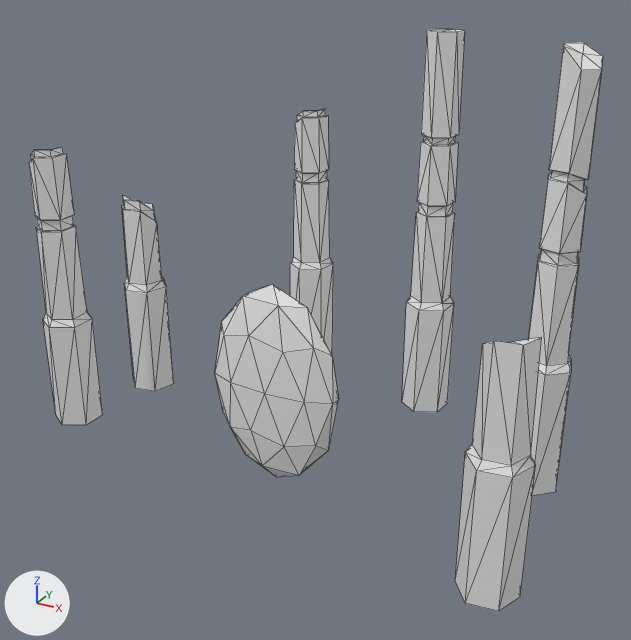
An edit to the Blender file Objects/Portal-Icon.blend, drawn before and after from the same camera.
One viewpoint serves both versions: a 50 mm lens placed at (3.91, -6.3, 4.88), pointed at (0.16, 0.51, 1.47). The axes (+X, +Y, +Z) are drawn at lower left. The lights are the same throughout. Mesh edges are drawn as thin lines.

The first picture shows 'Hojas_ArbolGrande.001'.
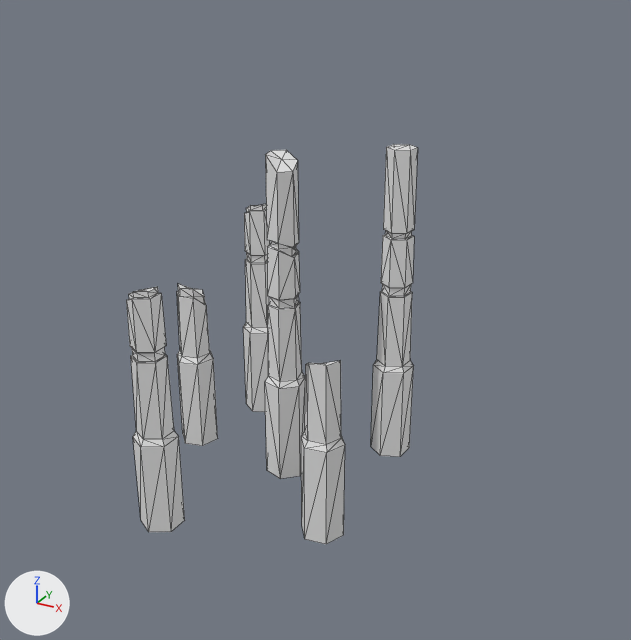
Commit message: improved portal models

Patch to the scene script:
```diff
--- a/Objects/Portal-Icon.blend.py
+++ b/Objects/Portal-Icon.blend.py
@@ me_mesh_000 @@
 me_mesh_000.from_pydata(...)  # 371 vertices, 399 faces; spans x -0.88..0.82, y -0.72..0.75, z -0.44..0.87
 # used by ob_hojas_arbolgrande_001; location = (-0.05, 0.54, 1.27); rotation_euler = (0.0, 0.0, 0.372), in degrees (0, 0, 21); scale = (3.2, 3.2, 3.2)
+# me_mesh_000 part 1: the loose piece of 37 vertices spanning x -0.7..-0.54, y 0.33..0.48, z -0.42..0.3 is moved by (0.25, -0.26, -0.25)
+# me_mesh_000 part 2: the loose piece of 61 vertices spanning x -0.88..-0.72, y 0.05..0.2, z -0.42..0.53 is moved by (0.45, -0.59, -0.25)
+# me_mesh_000 part 3: the loose piece of 25 vertices spanning x 0.5..0.66, y -0.72..-0.56, z -0.39..0.33 is moved by (-0.32, 0.18, -0.27)
+# me_mesh_000 part 4: the loose piece of 73 vertices spanning x 0.67..0.82, y -0.13..0.03, z -0.44..0.87 is moved by (-0.7, -0.01, -0.22)
+# me_mesh_000 part 5: the loose piece of 72 vertices spanning x 0.32..0.49, y 0.33..0.47, z -0.43..0.86 is moved by (0.07, -0.25, -0.22)
+# me_mesh_000 part 6: the loose piece of 61 vertices spanning x -0.13..0.03, y 0.6..0.75, z -0.41..0.57 is moved by (-0.09, -0.22, -0.25)
+# me_mesh_000 part 7: the loose piece of 42 vertices spanning x -0.24..0.15, y -0.25..-0.07, z -0.42..0.22 is deleted
@@ ob_hojas_arbolgrande_001 @@
 ob_hojas_arbolgrande_001 = bpy.data.objects.new('Hojas_ArbolGrande.001', me_mesh_000)
-ob_hojas_arbolgrande_001.location = (-0.05, 0.54, 1.27)
+ob_hojas_arbolgrande_001.location = (0.0, 0.0, 1.68)
 ob_hojas_arbolgrande_001.rotation_euler = (0.0, 0.0, 0.372)  # degrees (0, 0, 21)
-ob_hojas_arbolgrande_001.scale = (3.2, 3.2, 3.2)
+ob_hojas_arbolgrande_001.scale = (2.35, 2.35, 2.35)
 _m = ob_hojas_arbolgrande_001.modifiers.new('Triangulate', 'TRIANGULATE')
```

What differs and where, as boxes (x1, y1, x2, y2) in the pictures (631 x 640 px; the box of a moved part takes in the faces that stretch with it):
'Hojas_ArbolGrande.001', reshaped, moved, rescaled (49% narrower, 31% shorter): before (29, 29, 603, 611); after (126, 144, 418, 544)
part 1 of me_mesh_000, moved or reshaped: before (122, 196, 174, 391); after (177, 283, 218, 446)
part 2 of me_mesh_000, moved or reshaped: before (29, 147, 103, 425); after (126, 287, 185, 532)
part 3 of me_mesh_000, moved or reshaped: before (455, 337, 542, 611); after (301, 361, 345, 544)
part 4 of me_mesh_000, moved or reshaped: before (528, 43, 603, 495); after (265, 150, 305, 479)
part 5 of me_mesh_000, moved or reshaped: before (402, 29, 465, 412); after (371, 144, 418, 457)
part 6 of me_mesh_000, moved or reshaped: before (290, 109, 333, 355); after (243, 204, 270, 412)
part 7 of me_mesh_000, deleted: before (215, 284, 338, 477)
